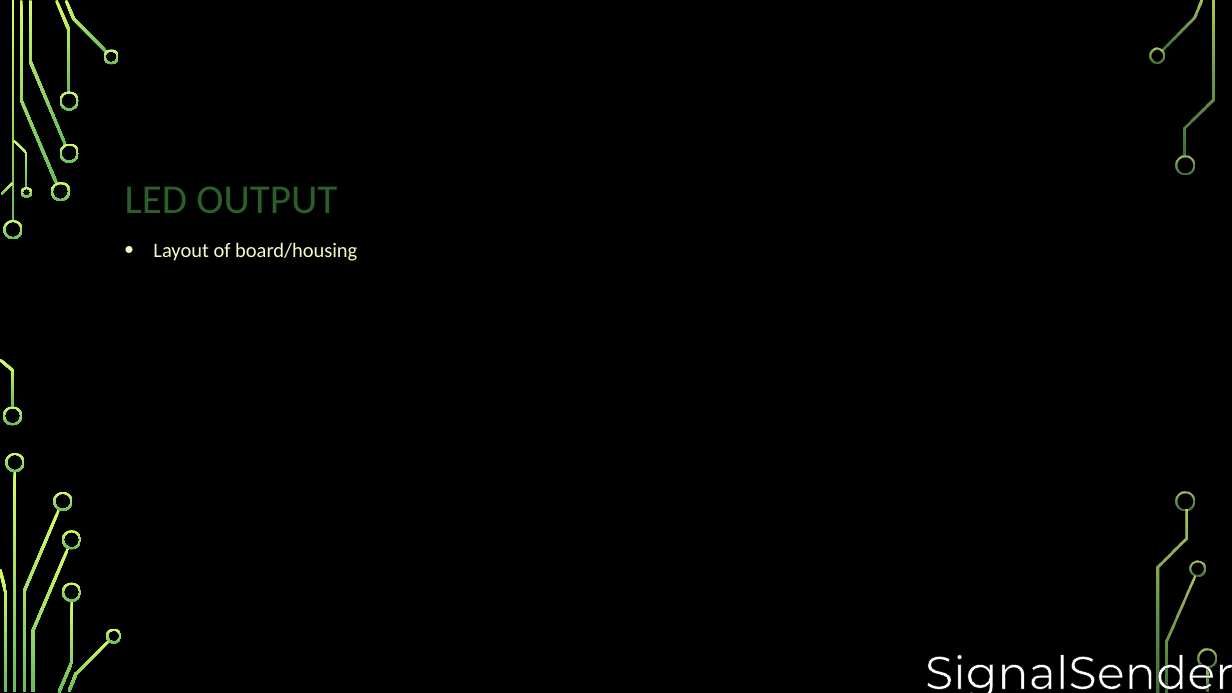
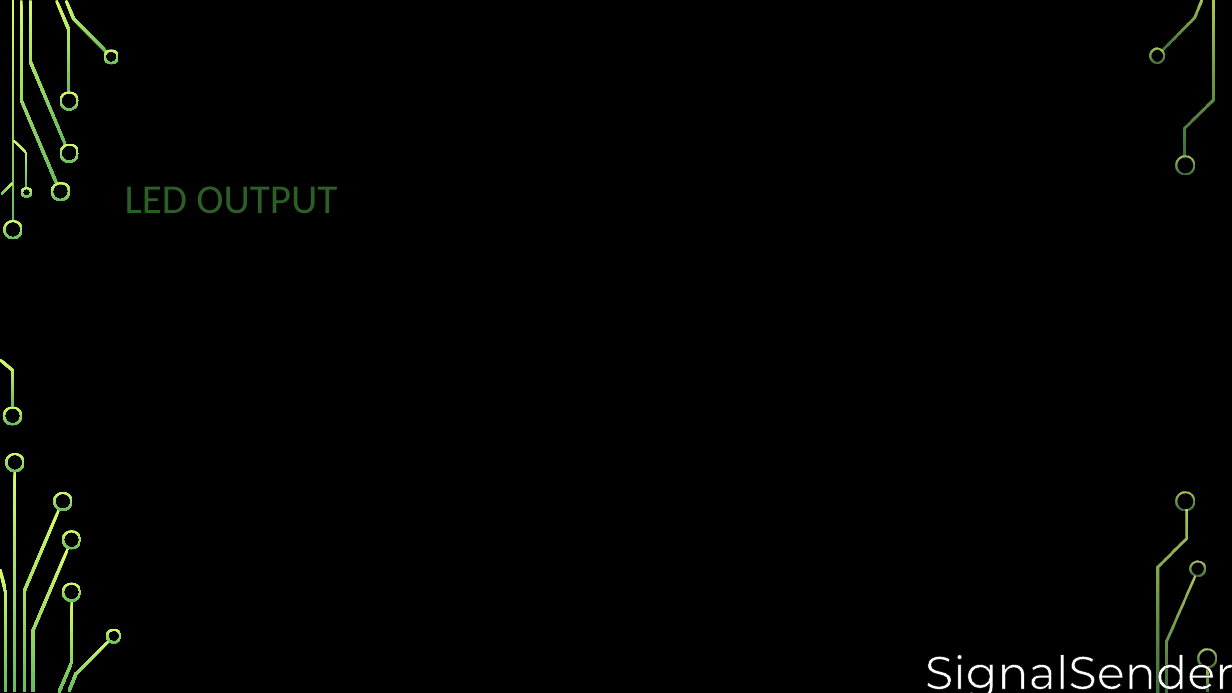
Before and after one commit to djklup/SignalSenders, a slide deck: slide 11 of Project Details/IR Presentation 3.pptx. Drawn at 1232x693 pixels with LibreOffice and Linux fonts; fonts in the diff are those of the drawing; grey boxes stand for pictures; background and template pictures are left out. Boxes give left, top, right and bottom in pixels: in the first picture for what was removed or moved away, otherwise in the second. Text is boxed around its words. In the diff, an @@ line names an element or a change of style, - is before the commit and + after.

```diff
--- a/Project Details/IR Presentation 3.pptx
+++ b/Project Details/IR Presentation 3.pptx
@@ text removed at bbox=[153, 242, 357, 261] @@
-• Layout of board/housing
```
Also in this commit, not shown: 7 other slides changed.
